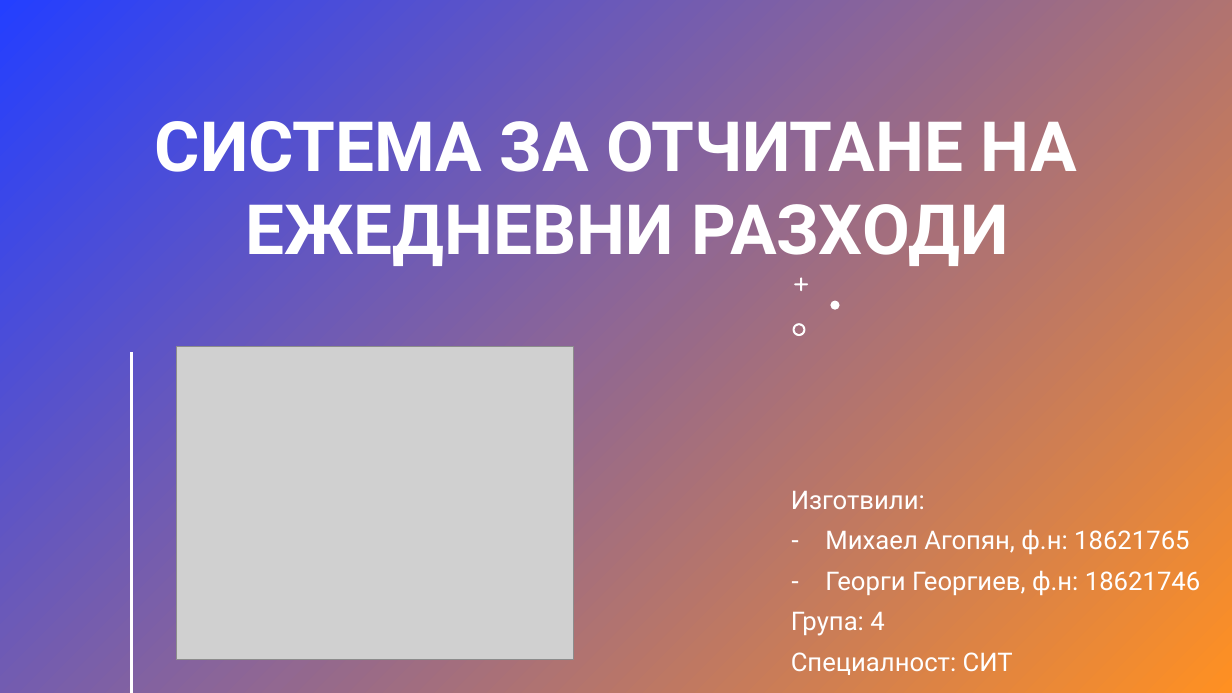
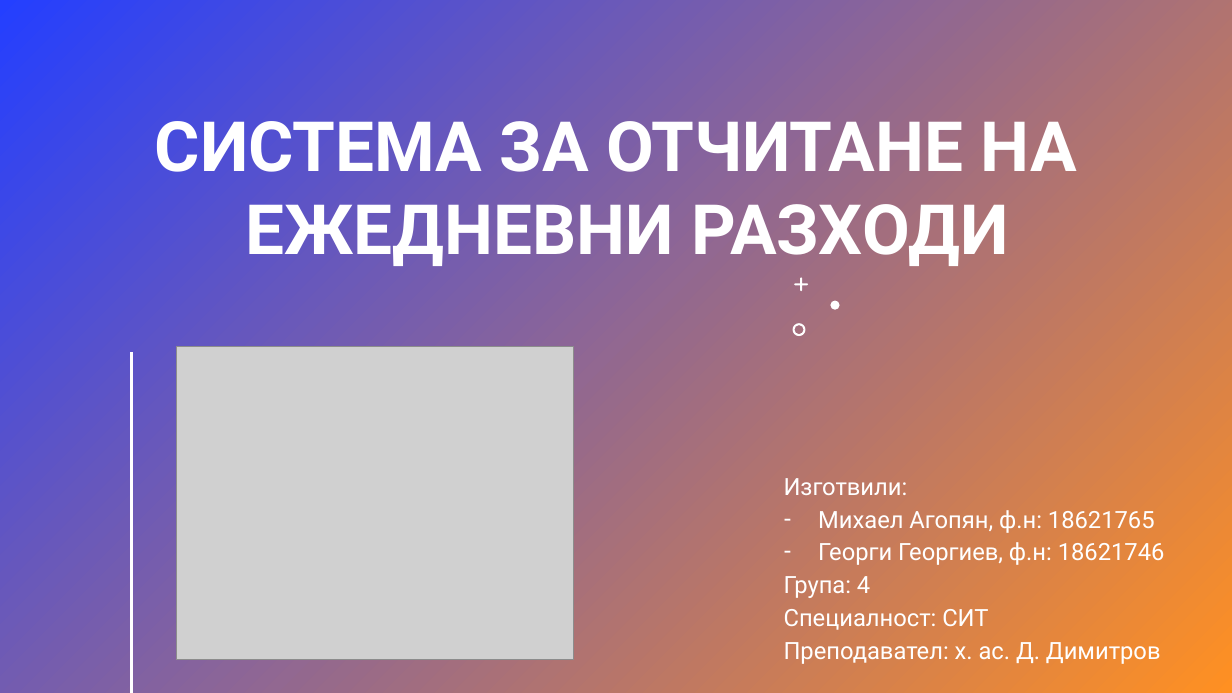
Before and after one commit to magopyan/Pocket-Finances, a slide deck: slide 1 of Documentation/Final Presentation/Presentation.pptx. Drawn at 1232x693 pixels with LibreOffice and Linux fonts; fonts in the diff are those of the drawing; grey boxes stand for pictures. Boxes give left, top, right and bottom in pixels: in the first picture for what was removed or moved away, otherwise in the second. Text is boxed around its words. In the diff, an @@ line names an element or a change of style, - is before the commit and + after.

```diff
--- a/Documentation/Final Presentation/Presentation.pptx
+++ b/Documentation/Final Presentation/Presentation.pptx
@@ subtitle "Изготвили:": place and size @@
-subtitle "Изготвили:" at [791,490,1201,675]
+subtitle "Изготвили:" at [784,478,1165,664]
@@ subtitle at [784,478,1165,630]: size 20 to 18.5 pt in "Изготвили:", "Михаел Агопян, ф.н: 18621765", "Георги Георгиев, ф.н: 18621746", "Група: 4" and 1 more places; line spacing 0.9 to 0.7 @@
@@ subtitle at [784,642,1161,664]: paragraph added @@
+Преподавател: х. ас. Д. Димитров
```
Also in this commit, not shown: 9 other slides changed, 4 slides added, 2 slides removed, 2 other files.
